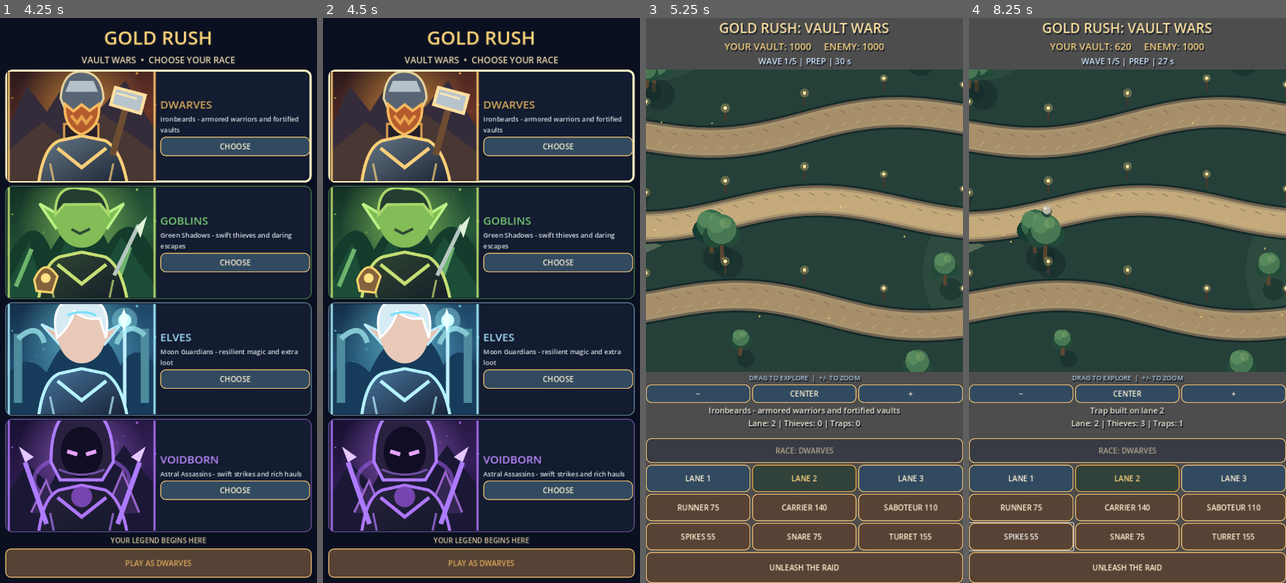
Above: before the commit, frames 1-4 (left to right).
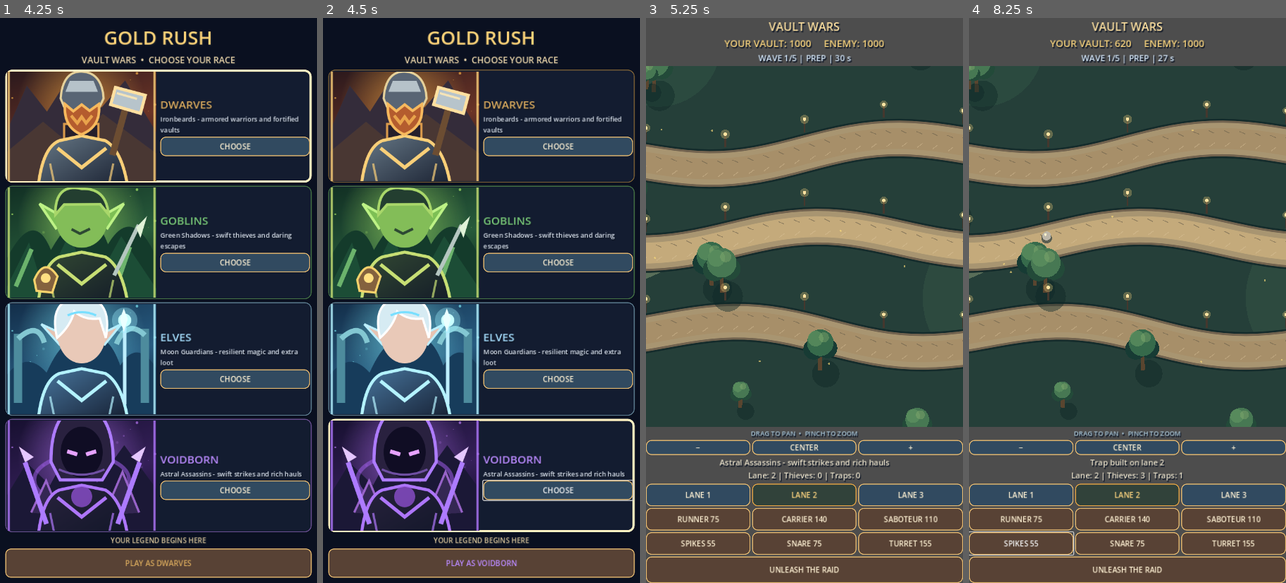
Above: after the commit, the same moments.

Repository: krzych3d/Gold-rush-mobile
Game: Godot game, scene res://main.tscn
Two runs of this game, one before a commit and one after it. Both use one fixed random seed, a clock stepped at 60 frames per second and the inputs below.
Inputs:
- Up to frame 1 (4.25 s): click "−" at 0.5 s; click "CENTER" at 1.25 s; click "+" at 2 s; click "LANE 1" at 2.75 s; click "LANE 2" at 3.5 s
- Up to frame 2 (4.5 s): click "LANE 3" at 4.25 s
- Up to frame 3 (5.25 s): click "PLAY AS DWARVES" (after the commit: "PLAY AS VOIDBORN") at 5 s
- Up to frame 4 (8.25 s): click "RUNNER 75" at 5.75 s; click "CARRIER 140" at 6.5 s; click "SABOTEUR 110" at 7.25 s; click "SPIKES 55" at 8 s

Frame 1 is identical in both runs. In frame 2, 2.4% of the frame differs, in the area x 1-99%, y 9-97%; in frame 3, 56%; in frame 4, 56%, in the area x 0-100%, y 0-99%.

Commit message:
Breaking mobile gameplay UX: pinch zoom, accurate lane touch picking, larger battlefield, prevent early match end

Diff:
--- a/scripts/game.gd
+++ b/scripts/game.gd
@@ -38,6 +38,8 @@
 var dragging_map := false
 var drag_distance := 0.0
 var camera_hint: Label
+var touch_points: Dictionary = {}
+var last_pinch_distance := 0.0
 
 func _ready() -> void:
 	rng.randomize()
@@ -46,11 +48,11 @@
 	add_child(root)
 	var title := Label.new()
 	title_label = title
-	title.text = "GOLD RUSH: VAULT WARS"
+	title.text = "VAULT WARS"
 	title.horizontal_alignment = HORIZONTAL_ALIGNMENT_CENTER
 	title.add_theme_font_size_override("font_size", 28)
 	root.add_child(title)
-	_style_label(title, 31, Color("ffe2a0"))
+	_style_label(title, 26, Color("ffe2a0"))
 	hud = Label.new()
 	hud.horizontal_alignment = HORIZONTAL_ALIGNMENT_CENTER
 	root.add_child(hud)
@@ -60,7 +62,7 @@
 	root.add_child(timer_label)
 	_style_label(timer_label, 19, Color("d5e8fa"))
 	arena = Control.new()
-	arena.custom_minimum_size = Vector2(0, 570)
+	arena.custom_minimum_size = Vector2(0, 450)
 	arena.clip_contents = true
 	arena.size_flags_vertical = Control.SIZE_EXPAND_FILL
 	arena.draw.connect(_draw_arena)
@@ -68,7 +70,7 @@
 	arena.mouse_filter = Control.MOUSE_FILTER_STOP
 	arena.gui_input.connect(_arena_input)
 	camera_hint = Label.new()
-	camera_hint.text = "DRAG TO EXPLORE  |  +/- TO ZOOM"
+	camera_hint.text = "DRAG TO PAN  •  PINCH TO ZOOM"
 	camera_hint.horizontal_alignment = HORIZONTAL_ALIGNMENT_CENTER
 	_style_label(camera_hint, 15, Color("a9c7d8"))
 	root.add_child(camera_hint)
@@ -77,7 +79,7 @@
 	for label in ["−", "CENTER", "+"]:
 		var control := Button.new()
 		control.text = label
-		control.custom_minimum_size.y = 42
+		control.custom_minimum_size.y = 34
 		control.size_flags_horizontal = Control.SIZE_EXPAND_FILL
 		_style_button(control, true)
 		camera_controls.add_child(control)
@@ -90,12 +92,13 @@
 	info = Label.new()
 	info.horizontal_alignment = HORIZONTAL_ALIGNMENT_CENTER
 	info.autowrap_mode = TextServer.AUTOWRAP_WORD_SMART
-	info.custom_minimum_size.y = 72
+	info.custom_minimum_size.y = 48
 	root.add_child(info)
 	_style_label(info, 18, Color("f0e7cf"))
 	race_button = Button.new()
 	race_button.text = "CHOOSE YOUR RACE"
-	race_button.custom_minimum_size.y = 56
+	race_button.custom_minimum_size.y = 0
+	race_button.visible = false
 	root.add_child(race_button)
 	_style_button(race_button, true)
 	race_button.disabled = true
@@ -105,7 +108,7 @@
 		for index in 3:
 			var button := Button.new()
 			button.text = labels[index]
-			button.custom_minimum_size.y = 62
+			button.custom_minimum_size.y = 51
 			button.size_flags_horizontal = Control.SIZE_EXPAND_FILL
 			row.add_child(button)
 			_style_button(button, controls.size() < 3)
@@ -118,7 +121,7 @@
 				button.pressed.connect(_buy_trap.bind(index))
 	var start := Button.new()
 	start.text = "START ATTACK"
-	start.custom_minimum_size.y = 70
+	start.custom_minimum_size.y = 60
 	root.add_child(start)
 	_style_button(start, false)
 	controls.append(start)
@@ -410,7 +413,7 @@
 	units.clear()
 	orders[0].clear()
 	orders[1].clear()
-	if gold[0] <= 0 or gold[1] <= 0 or wave >= MAX_WAVES:
+	if wave >= MAX_WAVES:
 		phase = "END"
 		message = "YOU WIN!" if gold[0] > gold[1] else "BOT WINS!" if gold[1] > gold[0] else "DRAW!"
 		return
@@ -474,26 +477,55 @@
 	arena.queue_redraw()
 
 func _change_zoom(delta: float) -> void:
-	camera_zoom = clampf(camera_zoom + delta, 0.7, 1.65)
+	camera_zoom = clampf(camera_zoom + delta, 0.65, 2.25)
 	arena.queue_redraw()
 
 func _arena_input(event: InputEvent) -> void:
 	if event is InputEventScreenTouch:
 		if event.pressed:
+			touch_points[event.index] = event.position
 			dragging_map = true
 			drag_distance = 0.0
 		else:
-			if drag_distance < 12.0:
-				var world_y: float = (event.position.y - arena.size.y * 0.5 - camera_offset.y) / camera_zoom
-				var selected := clampi(int(round((world_y + arena.size.y * 0.12) / 110.0)), 0, 2)
-				_select_lane(selected)
-			dragging_map = false
-	elif event is InputEventScreenDrag and dragging_map:
-		camera_offset += event.relative
-		camera_offset.x = clampf(camera_offset.x, -arena.size.x * 0.9, arena.size.x * 0.9)
-		camera_offset.y = clampf(camera_offset.y, -arena.size.y * 0.9, arena.size.y * 0.9)
-		drag_distance += event.relative.length()
+			if touch_points.size() == 1 and drag_distance < 12.0:
+				_select_lane(_nearest_lane(event.position))
+			touch_points.erase(event.index)
+			last_pinch_distance = 0.0
+			dragging_map = not touch_points.is_empty()
+	elif event is InputEventScreenDrag:
+		if not touch_points.has(event.index):
+			return
+		touch_points[event.index] = event.position
+		if touch_points.size() >= 2:
+			var points: Array = touch_points.values()
+			var distance: float = (points[0] as Vector2).distance_to(points[1] as Vector2)
+			if last_pinch_distance > 0.0:
+				camera_zoom = clampf(camera_zoom * distance / maxf(last_pinch_distance, 1.0), 0.65, 2.25)
+			last_pinch_distance = distance
+			drag_distance = 100.0
+		else:
+			camera_offset += event.relative
+			camera_offset.x = clampf(camera_offset.x, -arena.size.x * 1.4, arena.size.x * 1.4)
+			camera_offset.y = clampf(camera_offset.y, -arena.size.y * 1.4, arena.size.y * 1.4)
+			drag_distance += event.relative.length()
 		arena.queue_redraw()
+	elif event is InputEventMouseButton:
+		if event.button_index == MOUSE_BUTTON_WHEEL_UP and event.pressed:
+			_change_zoom(0.12)
+		elif event.button_index == MOUSE_BUTTON_WHEEL_DOWN and event.pressed:
+			_change_zoom(-0.12)
+
+func _nearest_lane(screen_position: Vector2) -> int:
+	var world: Vector2 = (screen_position - arena.size * 0.5 - camera_offset) / camera_zoom
+	var best_lane := 0
+	var best_distance := INF
+	for path in 3:
+		for step in 41:
+			var d: float = world.distance_squared_to(_point(path, float(step) / 40.0, 0))
+			if d < best_distance:
+				best_distance = d
+				best_lane = path
+	return best_lane
 
 func _draw_arena() -> void:
 	var center := arena.size * 0.5
@@ -526,9 +558,9 @@
 		var points := PackedVector2Array()
 		for step in 41:
 			points.append(_point(path, float(step) / 40.0, 0))
-		arena.draw_polyline(points, Color("142b2b"), 76.0, true)
-		arena.draw_polyline(points, Color("72634f"), 67.0, true)
-		arena.draw_polyline(points, Color("a89571"), 56.0, true)
+		arena.draw_polyline(points, Color("142b2b"), 88.0, true)
+		arena.draw_polyline(points, Color("72634f"), 80.0, true)
+		arena.draw_polyline(points, Color("a89571"), 70.0, true)
 		arena.draw_polyline(points, Color("c4aa7b") if path == lane else Color("a78f69"), 46.0, true)
 		for j in 32:
 			var stone := _point(path, float(j) / 31.0, 0)
